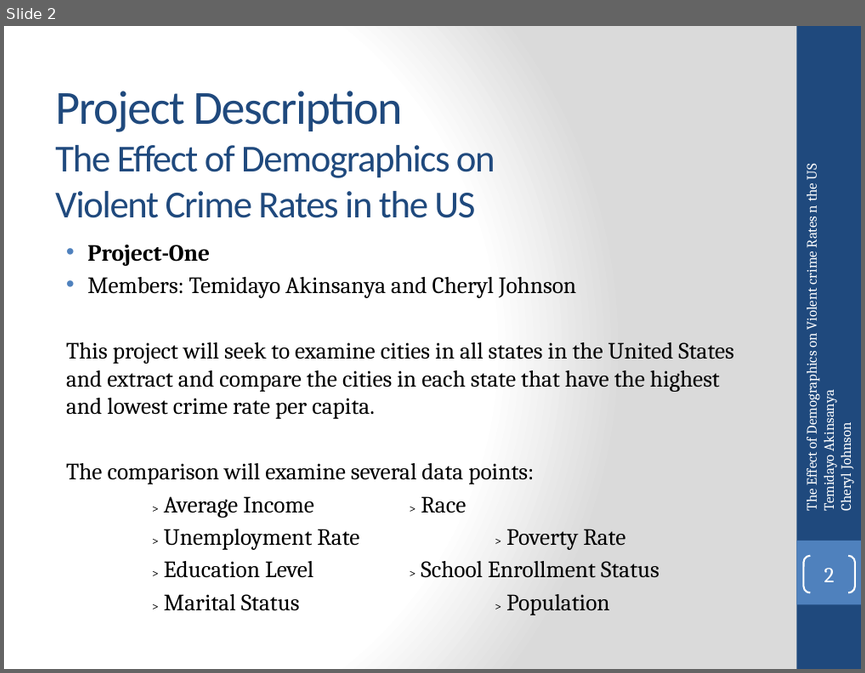
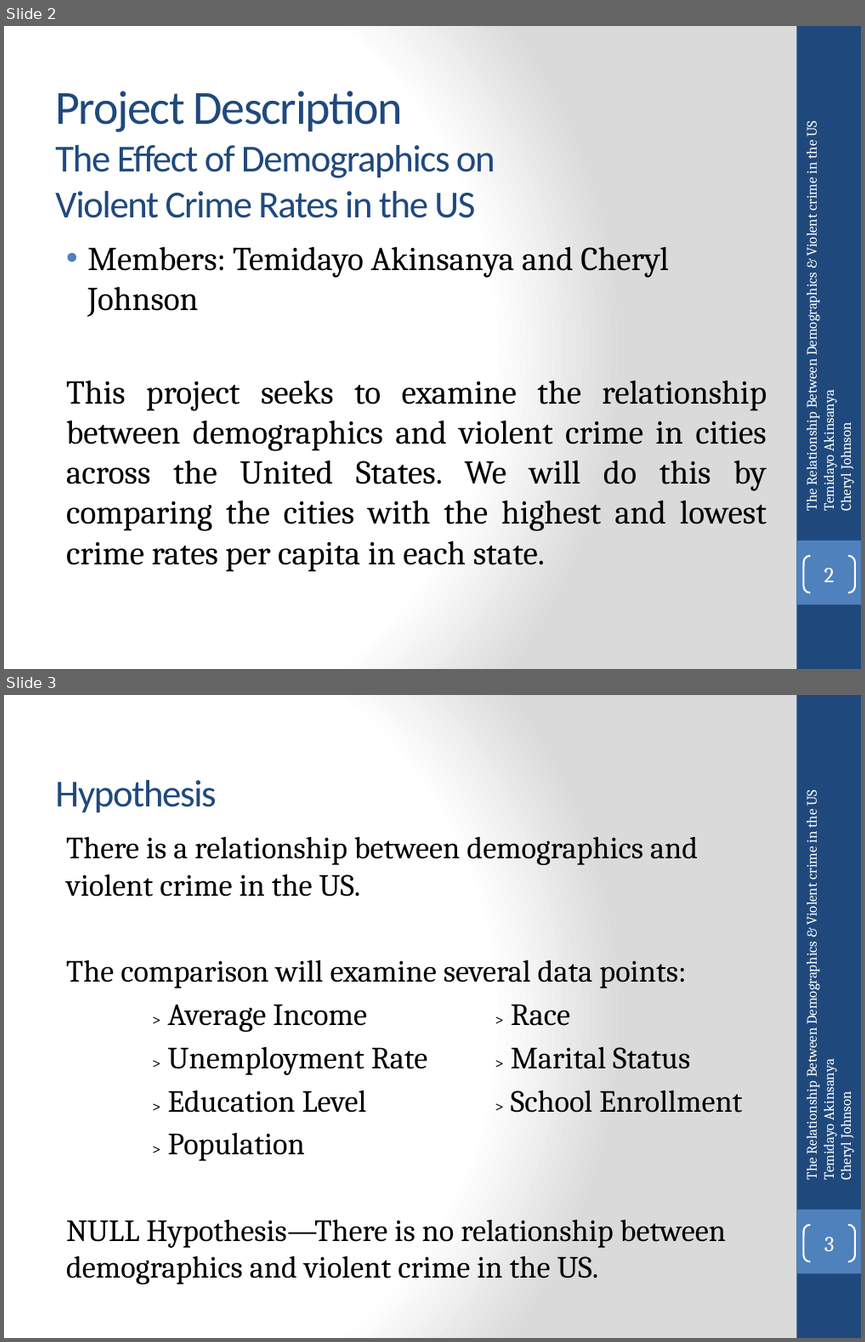
Before and after one commit to temidayo1234/National_ViolentCrime_Analysis, a slide deck: Data Analytics Bootcamp Project 1.pptx. Shown one above the other, each under a label of ours: slide 2 before the commit, slides 2 and 3 after it. The pictures are 865x673 and 865x1342 pixels, drawn with LibreOffice and Linux fonts; fonts in the diff are those of the drawing. Boxes give left, top, right and bottom in pixels: in the first picture for what was removed or moved away, otherwise in the second. Text is boxed around its words. In the diff, an @@ line names an element or a change of style, - is before the commit and + after.

```diff
--- a/Data Analytics Bootcamp Project 1.pptx
+++ b/Data Analytics Bootcamp Project 1.pptx
@@ slide 3 added at (4, 695, 861, 1338), background gradient #FFFFFF to #DADADA; not listed: 2 template elements that a slide beside it also shows @@
@@ text added at (55, 780, 216, 813), 32 pt, text #1F497D @@
+Hypothesis
@@ text added at (801, 791, 855, 1179), 12 pt, text #FFFFFF @@
+The Relationship Between Demographics & Violent crime in the US
+Temidayo Akinsanya
+Cheryl Johnson
@@ text added at (66, 836, 742, 1284), 25.9 pt, text #000000 @@
+There is a relationship between demographics and violent crime in the US.
+The comparison will examine several data points:
+> Average Income > Race
+> Unemployment Rate > Marital Status
+> Education Level > School Enrollment
+> Population
+NULL Hypothesis—There is no relationship between demographics and violent crime in the US.
@@ page number added at (803, 1225, 855, 1261), outline #FFFFFF 1.5 pt, 18 pt, text #FFFFFF @@
+3
@@ slide 2 changed as well @@
@@ text "The Relationship Between Demographics & ...": place and size @@
-text "The Relationship Between Demographics & ..." at (801, 165, 855, 510)
+text "The Relationship Between Demographics & ..." at (801, 122, 855, 510)
@@ text at (801, 122, 820, 510): text changed @@
-The Effect of Demographics on Violent crime Rates n the US
+The Relationship Between Demographics & Violent crime in the US
@@ text at (87, 244, 210, 266): paragraph removed @@
-• Project-One
@@ text at (87, 246, 669, 317): size 19.6 to 28 pt in "Members: Temidayo Akinsanya and Cheryl Johnson"; more space between paragraphs @@
@@ text at (66, 380, 766, 572): text changed; size 19.6 to 28 pt @@
-This project will seek to examine cities in all states in the United States and extract and compare the cities in each state that have the highest and lowest crime rate per capita.
-The comparison will examine several data points:
-> Average Income > Race
-> Unemployment Rate > Poverty Rate
-> Education Level > School Enrollment Status
-> Marital Status > Population
+This project seeks to examine the relationship between demographics and violent crime in cities across the United States. We will do this by comparing the cities with the highest and lowest crime rates per capita in each state.
```
Also in this commit, not shown: 10 other slides changed, 6 other slides added.
